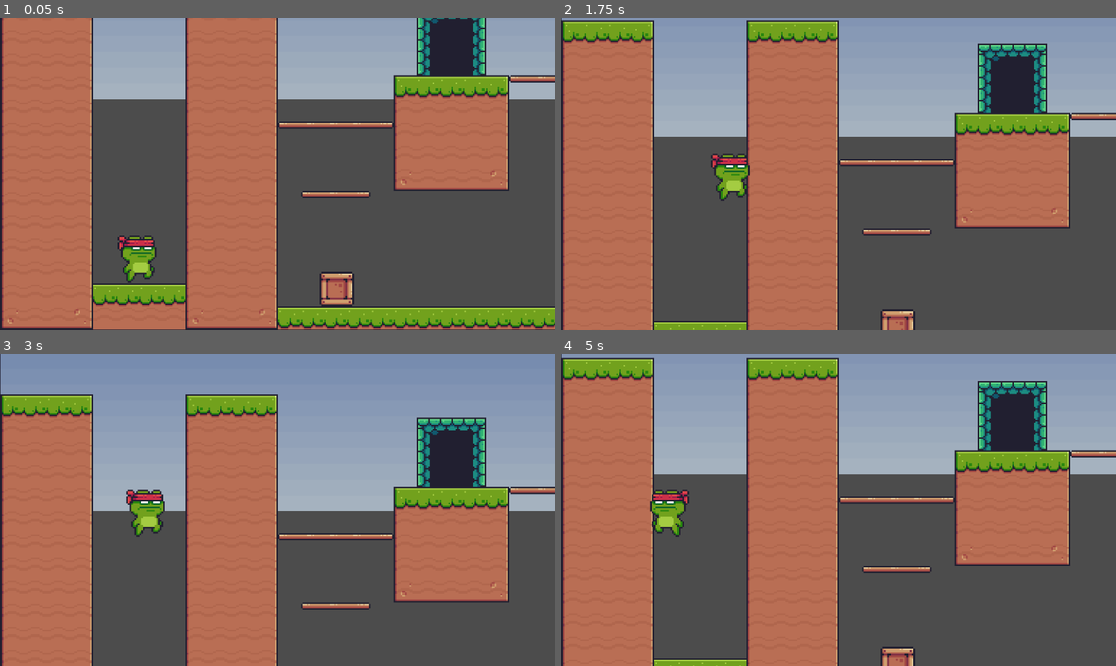
Above: before the commit, frames 1-4 (two rows, left to right).
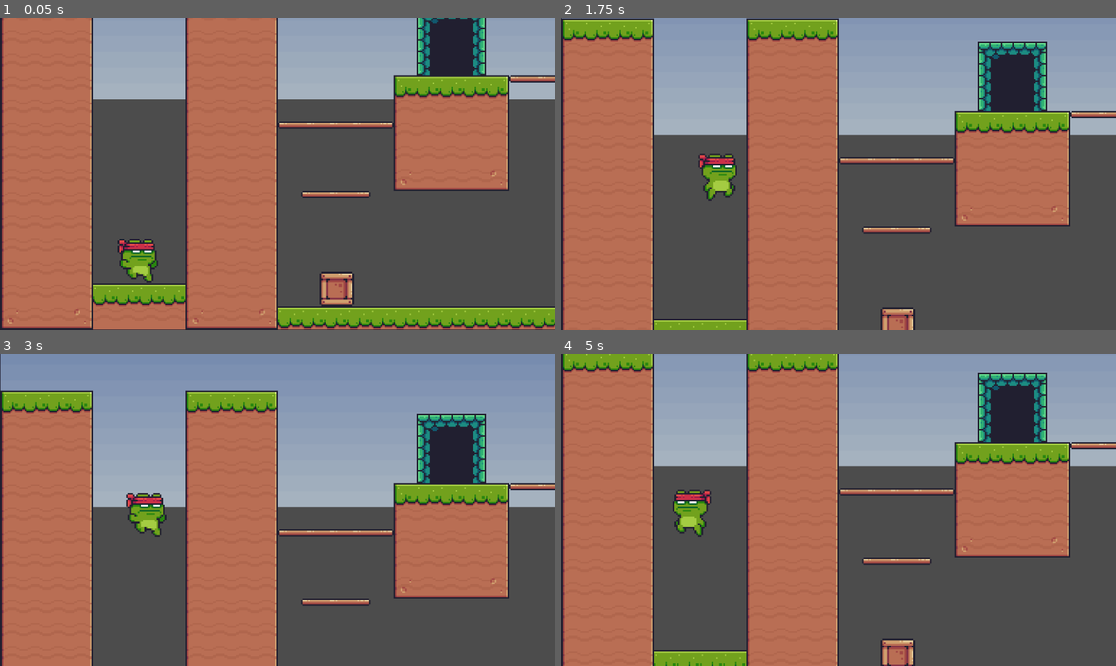
Above: after the commit, the same moments.

Repository: SeeminglyUnrelated/Game-Off-2023
Game: Godot game, scene res://Scenes/level1.tscn
Two runs of this game, one before a commit and one after it. Both use one fixed random seed, a clock stepped at 60 frames per second and the inputs below. A sky picture missing from this copy of the repository is replaced by a grey-blue gradient.
Inputs:
- Up to frame 1 (0.05 s): no input
- Up to frame 2 (1.75 s): tap Enter (Interact) at 0.5, 1.35 s; hold Space (Jump) 0.53-1.28 s; hold Right (Right) from 0.53 s (still down); tap Space (Jump) at 1.52, 1.55 s
- Up to frame 3 (3 s): tap Space (Jump) at 1.82 s; release Right (Right) at 2.03 s; hold Left (Left) 2.03-2.78 s; hold Space (Jump) 2.03-2.78 s; hold Right (Right) from 2.78 s (still down); tap Enter (Interact) at 2.85 s
- Up to frame 4 (5 s): tap Space (Jump) at 3.02, 3.05, 3.32, 4.52, 4.55, 4.82 s; hold Space (Jump) 3.53-4.28 s; release Right (Right) at 4.28 s; hold Left (Left) from 4.28 s (still down); tap Enter (Interact) at 4.35 s

The runs differ from the first frame. In frame 1, 0.6% of the frame differs, in the area x 21-29%, y 69-85%; in frame 2, 6.5%; in frame 3, 7.1%; in frame 4, 11%, in the area x 0-100%, y 0-100%.

Commit message:
Animation + Wall jumping changes
- Added wall jump pushback
- Added falling animation

Diff:
--- a/Scenes/player.tscn
+++ b/Scenes/player.tscn
@@ -324,4 +324,5 @@
 limit_top = -290
 limit_right = 1540
 limit_bottom = 670
+position_smoothing_speed = 5.025
 editor_draw_limits = true
--- a/Scripts/main_character.gd
+++ b/Scripts/main_character.gd
@@ -29,7 +29,12 @@
 	# Add the gravity.
 	if not is_on_floor():
 		velocity.y += gravity * delta
+
+	# Animations for jumping and falling..
+	if velocity.y < 0:
 		$Sprite2D.animation = "Jumping"
+	if velocity.y > 0 and not is_wall_sliding:
+		$Sprite2D.animation = "Falling"
 
 	# Allows player to jump
 	if Input.is_action_pressed("Jump") and is_on_floor():
@@ -75,8 +80,8 @@
 	if Input.is_action_just_pressed("Jump") and is_wall_sliding:
 		wall_pushing = true
 		velocity.y = JUMP_VELOCITY
-		velocity.x = move_toward(velocity.x, -direction * SPEED*3, SPEED)
-		#await get_tree().create_timer(0.5).timeout
+		velocity.x = -direction * SPEED * 5
+		await get_tree().create_timer(0.1).timeout # This stinks! But it will work for now
 		wall_pushing = false
 
 	print(velocity.x)
